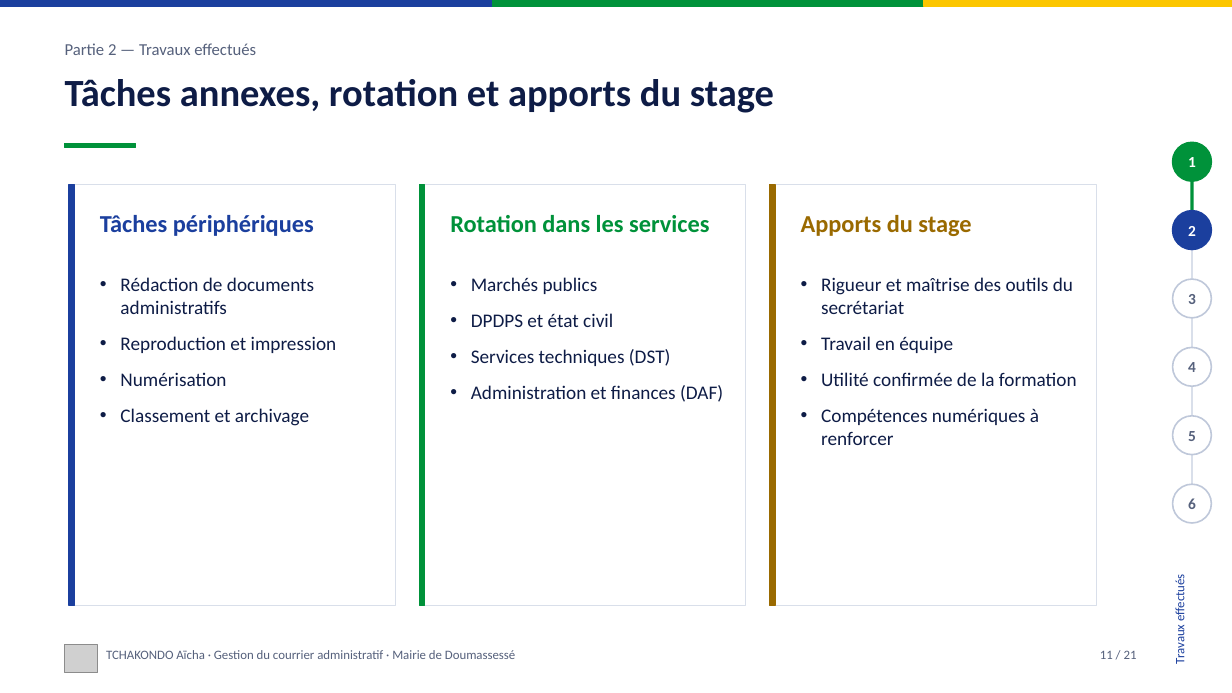
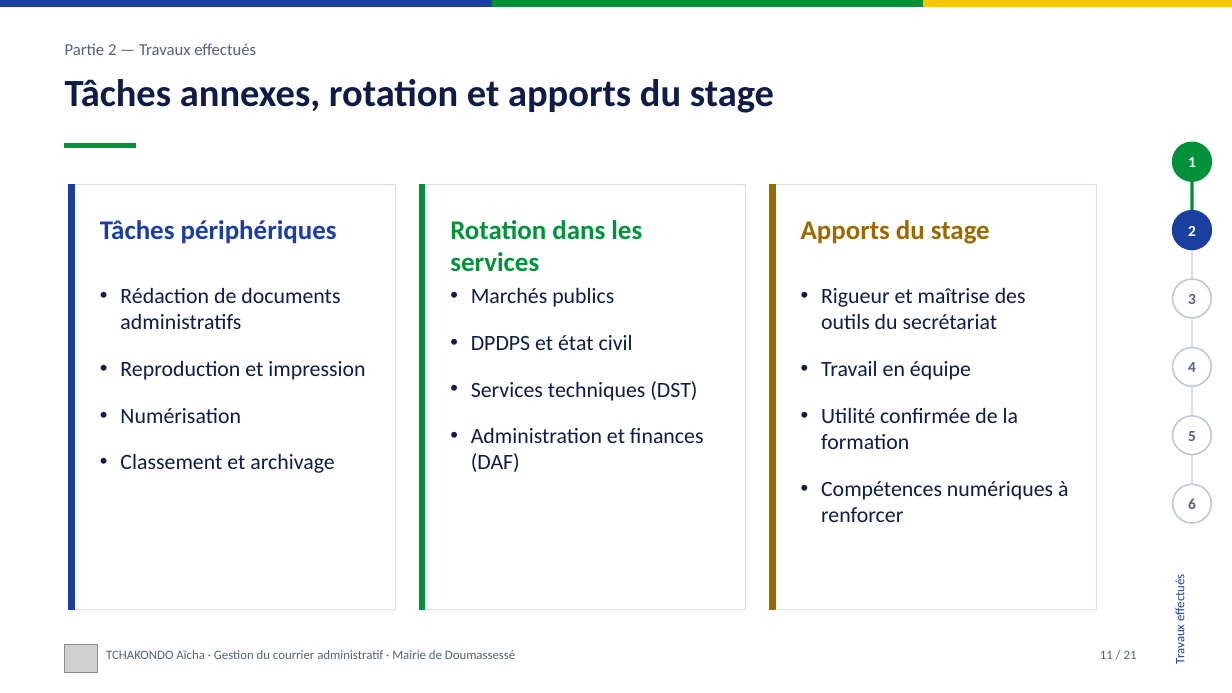
Before and after one commit to LUC-cmd/site-soutenance-aicha, a slide deck: slide 11 of docs/Presentation_soutenance_TCHAKONDO_Aicha.pptx. Drawn at 1232x693 pixels with LibreOffice and Linux fonts; fonts in the diff are those of the drawing; grey boxes stand for pictures. Boxes give left, top, right and bottom in pixels: in the first picture for what was removed or moved away, otherwise in the second. Text is boxed around its words. In the diff, an @@ line names an element or a change of style, - is before the commit and + after.

```diff
--- a/docs/Presentation_soutenance_TCHAKONDO_Aicha.pptx
+++ b/docs/Presentation_soutenance_TCHAKONDO_Aicha.pptx
@@ rectangle: place and size @@
-rectangle at box(69, 185, 396, 605)
+rectangle at box(69, 185, 396, 610)
@@ rectangle: place and size @@
-rectangle at box(69, 185, 75, 605)
+rectangle at box(69, 185, 75, 610)
@@ rectangle: place and size @@
-rectangle at box(420, 185, 746, 605)
+rectangle at box(420, 185, 746, 610)
@@ rectangle: place and size @@
-rectangle at box(420, 185, 425, 605)
+rectangle at box(420, 185, 425, 610)
@@ rectangle: place and size @@
-rectangle at box(770, 185, 1096, 605)
+rectangle at box(770, 185, 1096, 610)
@@ rectangle: place and size @@
-rectangle at box(770, 185, 775, 605)
+rectangle at box(770, 185, 775, 610)
@@ size 19 to 21 pt in 3 elements at box(100, 220, 337, 244), box(450, 220, 642, 272), box(801, 220, 990, 244) @@
@@ text "Rédaction de documents administratifs": place and size @@
-text "Rédaction de documents administratifs" at box(120, 277, 337, 426)
+text "Rédaction de documents administratifs" at box(120, 288, 340, 473)
@@ text "Marchés publics": place and size @@
-text "Marchés publics" at box(471, 277, 723, 402)
+text "Marchés publics" at box(471, 288, 704, 472)
@@ size 15 to 17 pt; more space between paragraphs in 3 elements at box(120, 288, 340, 473), box(471, 288, 704, 472), box(821, 288, 1068, 522) @@
@@ text "Rigueur et maîtrise des outils ...": place and size @@
-text "Rigueur et maîtrise des outils ..." at box(821, 277, 1077, 445)
+text "Rigueur et maîtrise des outils ..." at box(821, 288, 1068, 522)
```
Also in this commit, not shown: 13 other slides changed, 2 slides removed, 1 other file.
